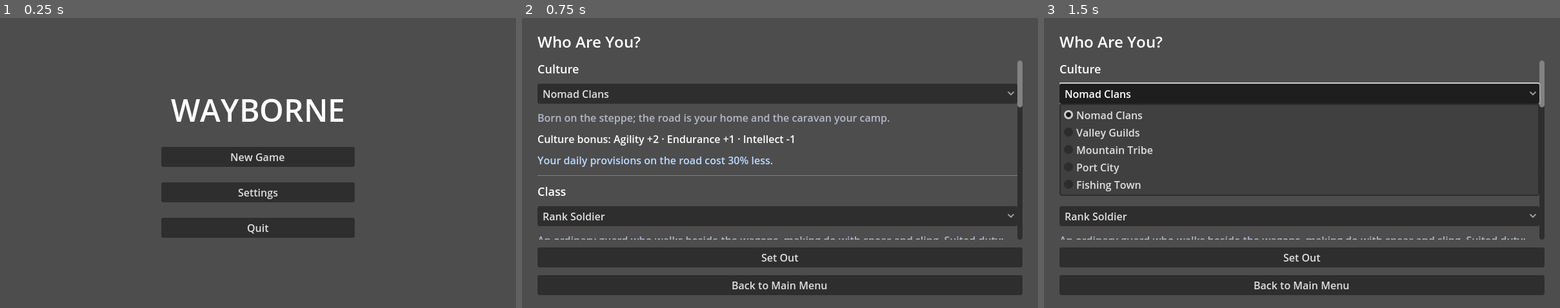
Above: before the commit, frames 1-3 (left to right).
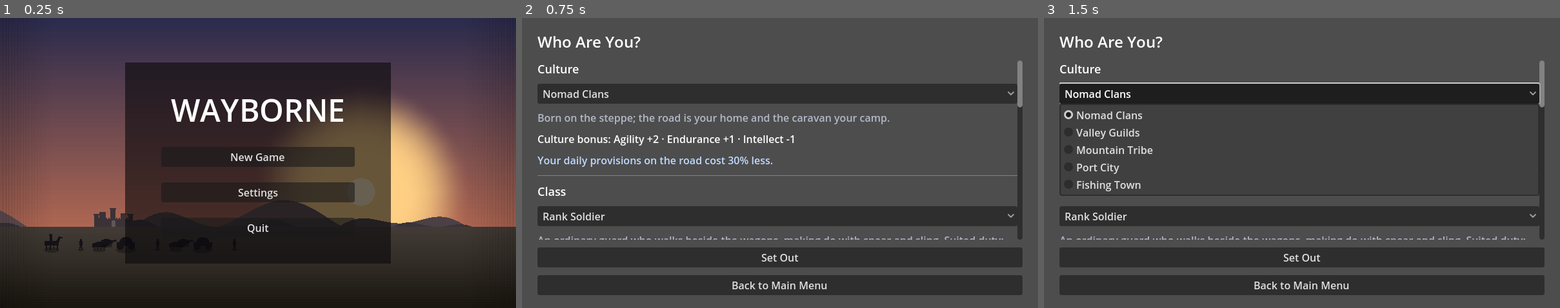
Above: after the commit, the same moments.

Repository: ulubatuhan/wayborne
Game: Godot game, scene res://scenes/ui/main_menu.tscn
The game is run twice, just before and just after one commit, with the same random seed, the same clock (stepped at 60 frames per second) and the same inputs.
Inputs:
- Up to frame 1 (0.25 s): no input
- Up to frame 2 (0.75 s): click "New Game" at 0.5 s
- Up to frame 3 (1.5 s): click "Nomad Clans" at 1.25 s

The runs differ from the first frame. In frame 1, 78% of the frame differs, in the area x 0-100%, y 0-100%; in frame 2, nothing differs; in frame 3, nothing differs.

Commit message:
Ana menüyü çiz, ufuktaki şehri lore'a döndür, ön planı ayıkla
Üç iş, üçü de aynı şikâyetten:

**Ufukta cami olmamalı.** Uzak şehir silueti kubbe + minare denenmişti
ve geri alındı: oyunun dünyasında böyle bir kurum yok, yani ufka konan
her ibadet yapısı oyunun kendi lore'unun dışından bir şey söylüyor.
Yerine sur hattı, diş sırası, kapı kemeri ve arkasında farklı
yüksekliklerde düz damlı bloklar - Wayborne'un şehirleri ticaretten
büyümüş yerler. Silueti okunur kılan şey blokların yükseklik farkı,
sembol değil.

**Çimler ve su birikintileri üst üste binmişti.** İki sebep vardı ve
ikisi de ayrı ayrı yeterliydi: (1) hücre aralığı sabit bir dünya
pikseliydi ama nesne boyu şeridin yüksekliğine oranlıydı, yani yol
ekranı tam ekrana geçince boy üçe katlandı ve sıklık aynı kaldı;
(2) yassı lekeler ile ayakta duranlar tek bir sırada karışıktı, o
yüzden bir birikinti bir otun üstüne çizilebiliyordu. Artık aralık
nesne tavanından türüyor ve çizim iki geçiş - lekeler önce, ayakta
duranlar kolon kuralıyla (her biri kendi genişliğini tüketir).

**Ana menü hiç çizilmemişti** - düz gri zemin üstünde dört buton.
`MenuBackdrop` alçak bir güneş, üç sırt, ufukta aynı şehir ve karşı
ışıkta bir kervan silueti çiziyor; palet ve fırçalar yolunkiyle aynı,
ama seferin makinesini taşımıyor. `tests/screenshot_menu.gd` bunu
fotoğraflıyor (test değil).

Siluet çizerken ölçülen dört kusur Art Rules'a yazıldı: gövdesi zemine
inen bir yürüyen bacaklarını kendi içine çiziyor, kasasıyla aynı
genişlikte bir branda tünele dönüşüyor, sabit oranlı at bacakları
zeminin altına taşıyor ve öküz çifti yolun kendi kaymalarıyla tek
kütleye kaynıyor - tek renkte iki şekli ayıran ton farkı yok.

Claude-Session: https://claude.ai/code/session_01SmgLRHV2q6VtZPZSSuowT6

Diff:
--- a/scripts/ui/art_draw.gd
+++ b/scripts/ui/art_draw.gd
@@ -328,11 +328,13 @@
 ## Yumuşak ışık havuzu - meşale, kamp ateşi, pencere. Basık elips
 ## halkaları; yuvarlak bir küre "ışık" gibi durmuyor, yerden yansıyan
 ## basık bir havuz duruyor.
+## `rings` büyük bir havuzda gerekiyor: halka sayısı sabit kaldığı sürece
+## yarıçap büyüdükçe her halka kalınlaşıyor ve yumuşak geçiş yerine iç içe
+## daireler görünüyor - ana menünün alçak güneşinde tam olarak bu oldu.
 static func light_pool(
 	canvas: CanvasItem, centre: Vector2, radius: float,
-	color: Color, strength: float, flatten: float = 0.55
-) -> void:
-	var rings := 16
+	color: Color, strength: float, flatten: float = 0.55, rings: int = 16
+) -> void:
 	for index in range(rings, 0, -1):
 		var ratio := float(index) / float(rings)
 		ellipse(
--- a/scripts/ui/main_menu.gd
+++ b/scripts/ui/main_menu.gd
@@ -7,6 +7,13 @@
 ## oluşturma ekranında seçiliyor - "Yeni Oyun" oraya gider, oturum da
 ## orada kurulur.
 
+## Başlık ve butonların arkasındaki karartma. Manzaranın üstüne çıplak
+## metin koymak, gökyüzünün açık olduğu yerde başlığı okunmaz yapıyor -
+## olay kartının kendi opak kutusunu taşımasıyla aynı gerekçe.
+const SCRIM_PAD: Vector2 = Vector2(56.0, 40.0)
+const SCRIM_COLOR: Color = Color(0.04, 0.035, 0.045, 0.62)
+
+@onready var _menu_box: VBoxContainer = $VBoxContainer
 @onready var _continue_button: Button = $VBoxContainer/ContinueButton
 @onready var _play_button: Button = $VBoxContainer/PlayButton
 @onready var _settings_button: Button = $VBoxContainer/SettingsButton
@@ -16,6 +23,7 @@
 
 func _ready() -> void:
 	Nav.go_root(Nav.MAIN_MENU)
+	_build_backdrop()
 	_continue_button.visible = SaveManager.has_save()
 	_continue_button.pressed.connect(_on_continue_pressed)
 	_play_button.pressed.connect(_on_play_pressed)
@@ -23,6 +31,30 @@
 	_quit_button.pressed.connect(_on_quit_pressed)
 
 	_refresh_texts()
+
+## Manzara ve karartma butonların **arkasına** giriyor: `add_child` onları
+## en sona koyar, `move_child(…, 0)` en başa. Sahne dosyasına eklemek
+## yerine kodda kurulmalarının sebebi `PulseBar`/`OnboardingPanel` ile
+## aynı - sahnesiz bir bileşen tek bir yerde tanımlı kalıyor.
+func _build_backdrop() -> void:
+	var backdrop := MenuBackdrop.new()
+	add_child(backdrop)
+	move_child(backdrop, 0)
+
+	var scrim := ColorRect.new()
+	scrim.color = SCRIM_COLOR
+	scrim.mouse_filter = Control.MOUSE_FILTER_IGNORE
+	add_child(scrim)
+	move_child(scrim, 1)
+	_fit_scrim(scrim)
+	# Butonların kutusu yerleşim geçişinden önce doğru boyunu bilmiyor
+	# (dil değişince metin de değişiyor), o yüzden karartma onu izliyor.
+	_menu_box.resized.connect(_fit_scrim.bind(scrim))
+	_menu_box.item_rect_changed.connect(_fit_scrim.bind(scrim))
+
+func _fit_scrim(scrim: ColorRect) -> void:
+	scrim.position = _menu_box.position - SCRIM_PAD
+	scrim.size = _menu_box.size + SCRIM_PAD * 2.0
 
 func _refresh_texts() -> void:
 	_continue_button.text = tr("UI_CONTINUE")
--- /dev/null
+++ b/scripts/ui/menu_backdrop.gd
@@ -0,0 +1,284 @@
+class_name MenuBackdrop
+extends Control
+
+## Ana menünün arkasındaki manzara: alçak bir güneş, sırtlar, uzakta bir
+## şehir ve ufka doğru yürüyen bir kervan silueti.
+##
+## Oyunun **ilk gördüğü ekran** buydu ve hiç çizilmemişti: düz gri bir
+## zemin üstünde dört buton. Yol sahnesi, savaş ve şehir çizilmişken
+## menünün boş kalması, oyunun kendini tanıttığı yerde hiçbir şey
+## söylememesi demek.
+##
+## Şerit (`TravelBand`) burada kullanılmıyor, çünkü o bir *sefere* bağlı -
+## arazi, hava, ilerleme, zemin çizgisi, kervan düğümü. Menüde bunların
+## hiçbiri yok. Ortak olan şey palet ve fırçalar: renkler `ArtPalette`'ten,
+## şekiller `ArtDraw`'dan geliyor, yani menü yolun devamı gibi duruyor
+## ama onun makinesini taşımıyor.
+##
+## Kervan burada **siluet**: `WalkFigure`/`RoadCaravan` kurmak, yürüyen
+## eklemli figürler ve gerçek bir oturum ister. Menüde kervan bir anı,
+## bir sahne değil - konsept görselin de yaptığı gibi tek renk, karşı
+## ışıkta.
+
+## Gökyüzü akşam paletinden: menü günün sonunda, yola çıkmadan önceki an.
+const SKY_PHASE: String = ArtPalette.PHASE_DUSK
+
+const HORIZON_RATIO: float = 0.72
+const SUN_Y_RATIO: float = 0.60
+const SUN_X_RATIO: float = 0.70
+const SUN_RADIUS_RATIO: float = 0.048
+## Alçak güneşin halesi geniş, o yüzden halka sayısı da yüksek: 16 halka
+## bu yarıçapta iç içe daireler olarak görünüyordu.
+const SUN_GLOW_RINGS: int = 64
+
+## Sırt katmanları: uzaktan yakına taban y'si, genlik, dalga boyu ve
+## pusa karışma payı. Üçü birden bir `depth` gibi davranıyor (bkz. Art
+## Rules: boy, pus ve taban tek bir derinlikten gelir).
+##
+## **Taban ufkun üstünde olmalı.** İlk ölçüde 0.70/0.78/0.86 yazıyordu,
+## yani üçü de ufkun (0.72) altındaydı ve zemin dolgusu hepsini
+## boyuyordu - ekranda yalnızca bir tepenin ucu görünüyordu. Zemin
+## sırtlardan *sonra* çiziliyor, çünkü ufkun altı ufkun üstünün önünde.
+const RIDGES: Array = [
+	[0.715, 0.088, 0.66, 0.70],
+	[0.722, 0.058, 0.43, 0.44],
+	[0.728, 0.034, 0.29, 0.18],
+]
+
+## Uzaktaki şehir: ufuk çizgisinin üstünde durur, yoksa zemin onu da
+## boyar - sırtlarla aynı sebep.
+const CITY_X_RATIO: float = 0.22
+const CITY_HEIGHT_RATIO: float = 0.060
+
+## Kervan silueti: ufkun hemen altında, sağa doğru yürüyor. **Küçük**:
+## ilk ölçüde 0.088 idi ve karenin alt üçte birini kaplayan lekelere
+## dönüşüyordu - menüde kervan bir hatıra, sahnenin kendisi değil.
+const CARAVAN_GROUND_RATIO: float = 0.80
+const CARAVAN_START_RATIO: float = 0.10
+const CARAVAN_SCALE: float = 0.042
+
+func _ready() -> void:
+	mouse_filter = Control.MOUSE_FILTER_IGNORE
+	set_anchors_preset(Control.PRESET_FULL_RECT)
+	# Çapa ön ayarı boyutu ancak ebeveyn *yeniden boyutlanınca* veriyor -
+	# bu tuzak bu depoda dört kez çıktı (bkz. Art Rules). Ebeveynin boyunu
+	# açıkça alıyoruz.
+	resized.connect(queue_redraw)
+	var host := get_parent_control()
+	if host != null:
+		size = host.size
+
+func _draw() -> void:
+	if size.x <= 1.0 or size.y <= 1.0:
+		return
+	var host := get_parent_control()
+	if host != null and host.size != size:
+		size = host.size
+
+	var area := Rect2(Vector2.ZERO, size)
+	var sky := ArtPalette.sky(SKY_PHASE)
+	var horizon := size.y * HORIZON_RATIO
+
+	ArtDraw.gradient_band(
+		self, Rect2(Vector2.ZERO, Vector2(size.x, horizon + 2.0)),
+		Color(sky.top), Color(sky.bottom)
+	)
+	_draw_sun(horizon)
+	_draw_ridges(area, horizon, Color(sky.haze))
+	_draw_ground(area, horizon, Color(sky.haze))
+	_draw_caravan(area)
+	ArtDraw.vignette(self, area, 0.14)
+
+## Alçak güneş ve etrafındaki halka. Konsept görselin bütün kompozisyonu
+## buna dayanıyor: ufka yakın tek bir sıcak nokta, gerisi siluet.
+func _draw_sun(horizon: float) -> void:
+	var centre := Vector2(size.x * SUN_X_RATIO, size.y * SUN_Y_RATIO)
+	var radius := size.y * SUN_RADIUS_RATIO
+	ArtDraw.light_pool(
+		self, centre, radius * 8.0, Color(1.0, 0.82, 0.52), 0.30, 1.0, SUN_GLOW_RINGS
+	)
+	draw_circle(centre, radius, Color(1.0, 0.93, 0.76))
+
+func _draw_ridges(area: Rect2, horizon: float, haze: Color) -> void:
+	var rock := ArtPalette.terrain(ArtPalette.BIOME_MOUNTAIN)
+	for index in RIDGES.size():
+		var layer: Array = RIDGES[index]
+		var base_y := size.y * float(layer[0])
+		var color := ArtPalette.fade_to_haze(
+			Color(rock.far).darkened(0.30), haze, float(layer[3])
+		)
+		ArtDraw.ridge(
+			self, area, base_y, size.y * float(layer[1]),
+			size.x * float(layer[2]), float(index) * 340.0, color, 4100 + index * 17
+		)
+
+	# Uzakta bir şehir: menüde bile oyunun hedefi görünüyor. Yol
+	# şeridiyle **aynı fırça** (bkz. ArtDraw.city_silhouette).
+	ArtDraw.city_silhouette(
+		self, Vector2(size.x * CITY_X_RATIO, horizon + size.y * 0.004),
+		size.y * CITY_HEIGHT_RATIO,
+		ArtPalette.fade_to_haze(Color(rock.far).darkened(0.46), haze, 0.30)
+	)
+
+## Ufkun altındaki zemin: menüde tek bir koyu kütle. Yol sahnesindeki
+## katmanları buraya taşımak, menüyü bir sefer ekranına çevirirdi.
+func _draw_ground(area: Rect2, horizon: float, haze: Color) -> void:
+	var ground := ArtPalette.terrain(ArtPalette.BIOME_STEPPE)
+	var near := Color(ground.near).darkened(0.62).lerp(ArtPalette.INK, 0.34)
+	ArtDraw.gradient_band(
+		self, Rect2(Vector2(0.0, horizon), Vector2(size.x, size.y - horizon)),
+		ArtPalette.fade_to_haze(near.lightened(0.10), haze, 0.18), near
+	)
+
+## Karşı ışıkta bir kervan: atlı lider, iki çift öküz, iki vagon ve
+## aralarında yürüyenler. Yolun kolon kuralı burada da geçerli - her parça
+## kendi genişliğini tüketiyor, sabit adım yok.
+func _draw_caravan(area: Rect2) -> void:
+	var unit := size.y * CARAVAN_SCALE
+	var ground_y := size.y * CARAVAN_GROUND_RATIO
+	var ink := ArtPalette.INK.lerp(Color(0.10, 0.09, 0.12), 0.5)
+	var cursor := area.size.x * CARAVAN_START_RATIO
+
+	_silhouette_rider(Vector2(cursor, ground_y), unit * 1.25, ink)
+	cursor += unit * 2.4
+
+	for wagon in 2:
+		_silhouette_walker(Vector2(cursor, ground_y), unit * 0.95, ink)
+		cursor += unit * 1.5
+		for ox in 2:
+			# Çift öküz, yolun kendi kuralıyla aynı: uzaktaki biraz
+			# ileride, biraz yukarıda ve biraz küçük. Kaymalar **siluette
+			# daha büyük olmak zorunda**: renkli çizimde iki gövdeyi
+			# birbirinden ayıran ton farkı var, tek renkte yok - yolun
+			# değerleriyle (0.34/0.38) iki öküz tek bir kambur kütleye
+			# dönüşüyordu.
+			var lift := 0.0 if ox == 0 else unit * 0.34
+			var scale := 1.0 if ox == 0 else 0.86
+			_silhouette_ox(
+				Vector2(cursor + (0.0 if ox == 0 else unit * 0.62), ground_y - lift),
+				unit * 0.72 * scale, ink
+			)
+		cursor += unit * 2.2
+		_silhouette_wagon(Vector2(cursor, ground_y), unit * 1.5, ink)
+		cursor += unit * 2.6
+
+	_silhouette_walker(Vector2(cursor, ground_y), unit * 0.92, ink)
+
+## Gövde **zemine kadar inmiyor**; ilk hâlinde iniyordu ve bacaklar onun
+## *içine* çiziliyordu, yani siluet bir insan değil bir labut gibi
+## okunuyordu. Siluette bir şekli okunur kılan, kütlenin kendisi değil
+## kütleyi bölen boşluk.
+func _silhouette_walker(base: Vector2, height: float, ink: Color) -> void:
+	var w := height * 0.28
+	var hip := base.y - height * 0.40
+	ArtDraw.contact_shadow(self, base, w * 2.0, 0.30)
+	draw_rect(Rect2(Vector2(base.x - w * 0.5, base.y - height * 0.80), Vector2(w, height * 0.40)), ink, true)
+	draw_circle(Vector2(base.x, base.y - height * 0.87), height * 0.10, ink)
+	# Bacaklar açık: kapalı bacak yine tek kütle demek. Öndeki adım
+	# atıyor, arkadaki basıyor.
+	for side in [-1.0, 1.0]:
+		draw_colored_polygon(PackedVector2Array([
+			Vector2(base.x - w * 0.22, hip),
+			Vector2(base.x + w * 0.22, hip),
+			Vector2(base.x + side * w * 0.52 + w * 0.13, base.y),
+			Vector2(base.x + side * w * 0.52 - w * 0.13, base.y),
+		]), ink)
+
+## Bacak boyu **zeminden** hesaplanıyor. İlk hâlinde sabit bir orandı
+## (`height * 0.52`) ve gövdenin altından başladığı için zemin çizgisinin
+## altına taşıyordu: siluet bir attan çok dört ayaklı bir sehpa gibi
+## okunuyordu.
+func _silhouette_rider(base: Vector2, height: float, ink: Color) -> void:
+	var body_w := height * 0.95
+	var body_h := height * 0.30
+	var back := base.y - height * 0.58
+	var belly := back + body_h
+	ArtDraw.contact_shadow(self, base, body_w * 1.1, 0.30)
+	draw_rect(Rect2(Vector2(base.x - body_w * 0.5, back), Vector2(body_w, body_h)), ink, true)
+
+	# Boyun öne ve yukarı doğru inceliyor, başı da taşıyor - dikdörtgen bir
+	# boyun atı eşeğe çeviriyor.
+	draw_colored_polygon(PackedVector2Array([
+		Vector2(base.x + body_w * 0.30, back),
+		Vector2(base.x + body_w * 0.50, back - height * 0.30),
+		Vector2(base.x + body_w * 0.64, back - height * 0.28),
+		Vector2(base.x + body_w * 0.48, back + body_h * 0.5),
+	]), ink)
+	draw_colored_polygon(PackedVector2Array([
+		Vector2(base.x + body_w * 0.48, back - height * 0.32),
+		Vector2(base.x + body_w * 0.78, back - height * 0.26),
+		Vector2(base.x + body_w * 0.76, back - height * 0.17),
+		Vector2(base.x + body_w * 0.48, back - height * 0.20),
+	]), ink)
+
+	for index in 4:
+		var lx := base.x - body_w * 0.38 + float(index) * body_w * 0.25
+		draw_rect(
+			Rect2(Vector2(lx, belly), Vector2(height * 0.075, base.y - belly)), ink, true
+		)
+
+	# Binici: gövde + baş, atın sağrısının biraz önünde.
+	var seat := base.x - body_w * 0.06
+	draw_rect(Rect2(
+		Vector2(seat - height * 0.09, back - height * 0.33), Vector2(height * 0.18, height * 0.33)
+	), ink, true)
+	draw_circle(Vector2(seat, back - height * 0.39), height * 0.095, ink)
+
+func _silhouette_ox(base: Vector2, height: float, ink: Color) -> void:
+	var body_w := height * 1.65
+	var body_h := height * 0.58
+	var back := base.y - height * 0.86
+	ArtDraw.contact_shadow(self, base, body_w * 0.9, 0.28)
+	# Omuz hörgücü siluetin kendisinde: üstüne yapıştırılan bir tümsek
+	# hayvanın ensesine takılmış bir disk gibi duruyor (bkz. Art Rules).
+	draw_colored_polygon(PackedVector2Array([
+		Vector2(base.x - body_w * 0.5, back + body_h),
+		Vector2(base.x - body_w * 0.46, back + body_h * 0.25),
+		Vector2(base.x - body_w * 0.05, back - body_h * 0.18),
+		Vector2(base.x + body_w * 0.28, back + body_h * 0.05),
+		Vector2(base.x + body_w * 0.5, back + body_h * 0.30),
+		Vector2(base.x + body_w * 0.5, back + body_h),
+	]), ink)
+	draw_colored_polygon(PackedVector2Array([
+		Vector2(base.x + body_w * 0.42, back + body_h * 0.20),
+		Vector2(base.x + body_w * 0.74, back + body_h * 0.10),
+		Vector2(base.x + body_w * 0.80, back + body_h * 0.52),
+		Vector2(base.x + body_w * 0.46, back + body_h * 0.56),
+	]), ink)
+	for index in 4:
+		var lx := base.x - body_w * 0.34 + float(index) * body_w * 0.22
+		draw_rect(
+			Rect2(Vector2(lx, back + body_h), Vector2(height * 0.10, base.y - back - body_h)), ink, true
+		)
+
+## Oranlar ölçüldü. İlk hâlinde branda gövdeden yüksekti (toplam boy
+## genişliğin 0.92'si) ve siluet bir mantar gibi okunuyordu: kocaman
+## yuvarlak bir kütle, altında iki çentik. Bir kervan vagonu uzundur,
+## yüksek değil - toplam boy genişliğin üçte ikisini geçmemeli.
+## Siluette vagonu vagon yapan şey **omuz**: brandanın kasadan dar
+## olması. Branda kasayla aynı genişlikteyken (0.48 ↔ 0.50) ikisi tek bir
+## kemer oluyordu ve tekerlekler de aynı renkte olduğu için o kemerin
+## altına kaynıyordu - ekranda bir tünel duruyordu, bir araba değil.
+func _silhouette_wagon(base: Vector2, width: float, ink: Color) -> void:
+	var body_h := width * 0.20
+	var wheel_r := width * 0.19
+	var bed := base.y - wheel_r * 1.15
+	var canopy_half := width * 0.36
+	ArtDraw.contact_shadow(self, base, width * 1.1, 0.30)
+	draw_rect(Rect2(Vector2(base.x - width * 0.5, bed - body_h), Vector2(width, body_h)), ink, true)
+
+	# Branda: basık bir yarım kubbe. Yay tabanda kapanıyor, taban kenarı
+	# ayrıca eklenmiyor (bkz. Art Rules - üçgenleme sessizce başarısız olur).
+	var points := PackedVector2Array()
+	for step in 15:
+		var angle := PI + float(step) / 14.0 * PI
+		points.append(Vector2(
+			base.x + cos(angle) * canopy_half,
+			bed - body_h + sin(angle) * width * 0.30
+		))
+	draw_colored_polygon(points, ink)
+
+	# Tekerlekler kasanın *altına* taşıyor ve aralarındaki boşluk açık
+	# kalıyor; dolu bir alt kenar aracı bir sandığa çevirir.
+	for side in [-1.0, 1.0]:
+		draw_circle(Vector2(base.x + side * width * 0.31, base.y - wheel_r), wheel_r, ink)
--- /dev/null
+++ b/tests/screenshot_menu.gd
@@ -0,0 +1,41 @@
+extends SceneTree
+
+## Ana menüyü fotoğraflayan araç. **Test değil** - hiçbir şey doğrulamaz,
+## PNG basar (bkz. screenshot_road.gd).
+##
+## Menü uzun süre çizilmemiş tek ekrandı ve kimse fark etmedi, çünkü
+## yapısal testler yerleşimi doğruluyor, görünümü değil. Oyunun ilk
+## gördüğü kare bu.
+##
+## Koşturmak:
+##   godot --headless --import
+##   LIBGL_ALWAYS_SOFTWARE=1 xvfb-run -a -s "-screen 0 1920x1080x24" \
+##     godot --path . --rendering-driver opengl3 \
+##     --script res://tests/screenshot_menu.gd
+
+const SHOT_DIR: String = "user://menu_shots"
+const VIEW_SIZE: Vector2i = Vector2i(1920, 1080)
+
+func _init() -> void:
+	TranslationServer.set_locale("tr")
+	DirAccess.make_dir_recursive_absolute(SHOT_DIR)
+
+	var root := get_root()
+	root.size = VIEW_SIZE
+	await _settle()
+
+	var screen: Control = load("res://scenes/ui/main_menu.tscn").instantiate()
+	root.add_child(screen)
+	await _settle()
+	_save("01_ana_menu.png")
+
+	quit()
+
+func _settle() -> void:
+	for _frame in 8:
+		await process_frame
+
+func _save(file_name: String) -> void:
+	var image := get_root().get_texture().get_image()
+	image.save_png("%s/%s" % [SHOT_DIR, file_name])
+	print("  -> ", file_name, " ", image.get_size())
Not shown, changed: CLAUDE.md
